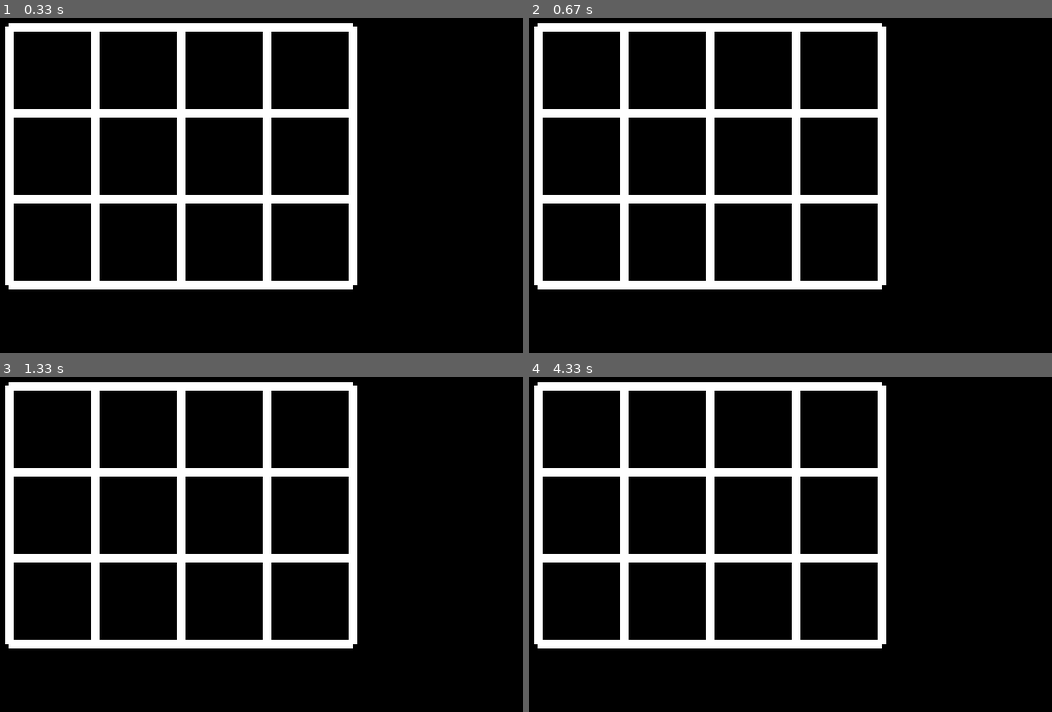
Above: before the commit, frames 1-4 (two rows, left to right).
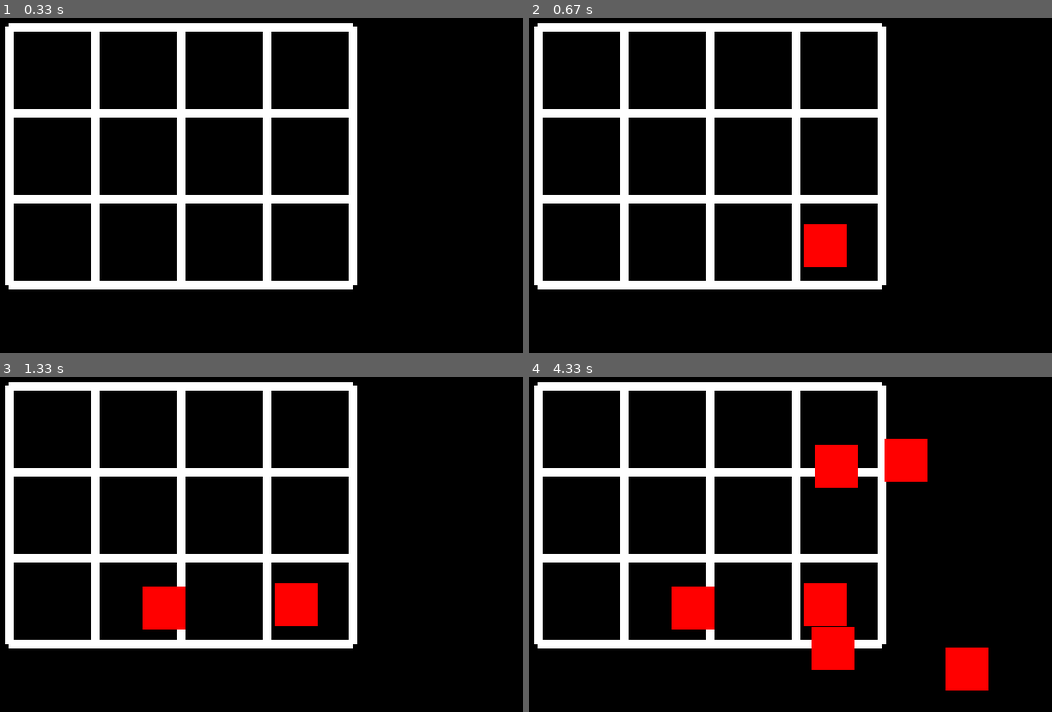
Above: after the commit, the same moments.

Repository: FranciscoMotaa/Trabalho-de-Lab-Semaforos
Game: pygame game, started from Semaforos.py
Two runs of this game, one before a commit and one after it. Both use one fixed random seed, a clock stepped at 60 frames per second and the inputs below.
Inputs (mouse positions are in pixels of both pictures, inside the frame that each line leads up to):
- Up to frame 1 (0.33 s): no input
- Up to frame 2 (0.67 s): click (806, 225) at 0.38 s
- Up to frame 3 (1.33 s): click (141, 588) at 0.83 s; move the mouse to (355, 437) at 1.13 s
- Up to frame 4 (4.33 s): click (884, 437) at 1.42 s; move the mouse to (816, 444) at 1.83 s; click (816, 444) at 2.18 s; move the mouse to (811, 628) at 2.67 s; click (811, 628) at 3.07 s; move the mouse to (947, 648) at 3.6 s; click (947, 648) at 4.05 s

Frame 1 is identical in both runs. In frame 2, 1.1% of the frame differs, in the area x 52-61%, y 61-75%; in frame 3, 2.1%; in frame 4, 6.3%, in the area x 27-88%, y 18-94%.

Commit message:
quadrados vermelhos

Diff:
--- a/Semaforos.py
+++ b/Semaforos.py
@@ -5,18 +5,7 @@
 
 pygame.init()
 
-largura=640
-altura=480
-
-tela=pygame.display.set_mode((largura, altura))
-pygame.display.set_caption('Jogo do Semáforo')
-while True:
-    for event in pygame.event.get():
-        if event.type == QUIT:
-            pygame.quit()
-            exit()
-    #pygame.draw.rect(tela, (255, 0, 0), (200, 300, 40, 50))	Vou precisar
-    #pygame.draw.circle(tela,(0, 0, 120), (360, 260), 40)	Vou precisar
+def desenha_tabuleiro(tela):
     pygame.draw.line(tela,(255, 255, 255), (10,10), (10,310), 10)	#1ª linha vertical
     pygame.draw.line(tela,(255, 255, 255), (110,10), (110,310), 10)	#2ª linha vertical
     pygame.draw.line(tela,(255, 255, 255), (210,10), (210,310), 10)	#3ª linha vertical
@@ -27,3 +16,22 @@
     pygame.draw.line(tela,(255, 255, 255), (10,210), (410,210), 10)	#3ª linha horizontal
     pygame.draw.line(tela,(255, 255, 255), (10,310), (410,310), 10)	#4ª linha horizontal
     pygame.display.update()
+
+def coloca_peca(tela):
+            x, y = pygame.mouse.get_pos()
+            rect = pygame.Rect(x, y, 50, 50)
+            pygame.draw.rect(tela, (255, 0, 0), rect)
+            pygame.display.update()
+
+largura=640
+altura=480
+tela=pygame.display.set_mode((largura, altura))
+pygame.display.set_caption('Jogo do Semáforo')
+desenha_tabuleiro(tela)
+while True:
+    for event in pygame.event.get():
+        if event.type == QUIT:
+            pygame.quit()
+            exit()
+        elif event.type==pygame.MOUSEBUTTONDOWN and event.button == 1:
+              coloca_peca(tela)
